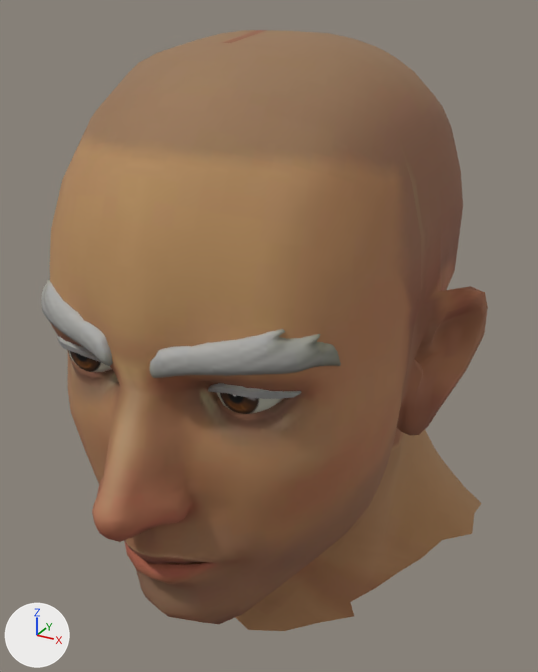
Renders of the glTF model packages/client/public/characters/head_male.glb from each side of a commit.
Rendered twice from a camera (50 mm lens) standing at (0.15, -0.269, 1.818) and looking at (-0.004, 0.012, 1.677). Every picture has the same lights, and +X, +Y and +Z are marked at lower left. The older version comes first. Vertices at exactly the same position are counted once.

The first picture shows 'Eyebrows', 'Eyes', 'SuperHero_Male'.
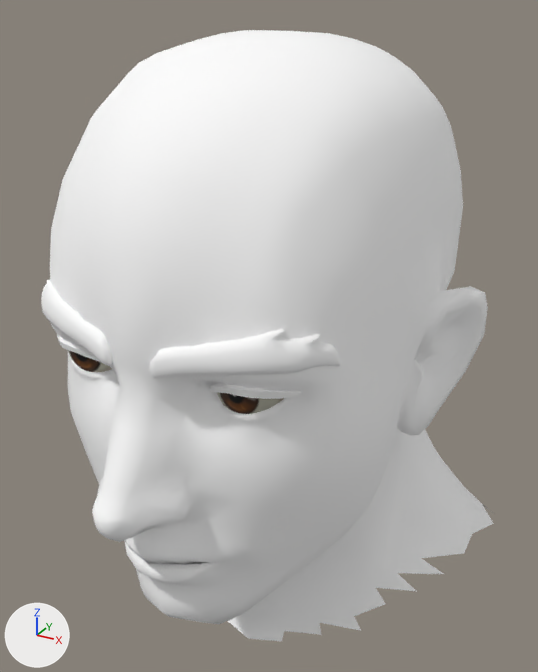
Changed parts and their boxes [x1, y1, x2, y2] in the pictures (538 x 672 px):
'SuperHero_Male', surface changed, reshaped (brown to white): before [50, 30, 488, 631]; after [50, 30, 495, 641]
'Eyebrows', surface changed (grey to white): [41, 279, 341, 399] in both
part 1 of me_sphere_005_retopology_004, added: after [228, 504, 495, 641]

Patch to the scene script:
```diff
--- a/packages/client/public/characters/head_male.glb.py
+++ b/packages/client/public/characters/head_male.glb.py
@@ mat_mi_hair_1 @@
 n0 = _N.new('ShaderNodeBsdfPrincipled'); n0.name = 'Principled BSDF'
 n1 = _N.new('ShaderNodeOutputMaterial'); n1.name = 'Material Output'
-n2 = _N.new('ShaderNodeMix'); n2.name = 'Mix'
-n2.data_type = 'RGBA'
-n2.blend_type = 'MULTIPLY'
-n2.inputs[0].default_value = 1.0  # 'Factor'
 n3 = _N.new('ShaderNodeVertexColor'); n3.name = 'Color Attribute'
-n4 = _N.new('ShaderNodeTexImage'); n4.name = 'Image Texture'
-n4.image = img_mi_hair_1_base
 _L.new(n0.outputs[0], n1.inputs[0])  # 'BSDF' to 'Surface'
-_L.new(n2.outputs[2], n0.inputs[0])  # 'Result' to 'Base Color'
-_L.new(n3.outputs[0], n2.inputs[7])  # 'Color' to 'B'
-_L.new(n4.outputs[0], n2.inputs[6])  # 'Color' to 'A'
+_L.new(n3.outputs[0], n0.inputs[0])  # 'Color' to 'Base Color'
@@ mat_mi_superhero_male @@
 n0 = _N.new('ShaderNodeBsdfPrincipled'); n0.name = 'Principled BSDF'
 n1 = _N.new('ShaderNodeOutputMaterial'); n1.name = 'Material Output'
-n2 = _N.new('ShaderNodeMix'); n2.name = 'Mix'
-n2.data_type = 'RGBA'
-n2.blend_type = 'MULTIPLY'
-n2.inputs[0].default_value = 1.0  # 'Factor'
 n3 = _N.new('ShaderNodeVertexColor'); n3.name = 'Color Attribute'
-n4 = _N.new('ShaderNodeTexImage'); n4.name = 'Image Texture'
-n4.image = img_mi_superhero_male_base
 _L.new(n0.outputs[0], n1.inputs[0])  # 'BSDF' to 'Surface'
-_L.new(n2.outputs[2], n0.inputs[0])  # 'Result' to 'Base Color'
-_L.new(n3.outputs[0], n2.inputs[7])  # 'Color' to 'B'
-_L.new(n4.outputs[0], n2.inputs[6])  # 'Color' to 'A'
+_L.new(n3.outputs[0], n0.inputs[0])  # 'Color' to 'Base Color'
@@ me_sphere_005_retopology_004 @@
 # used by ob_superhero_male; location = (0.0, 0.0, 0.0)
-me_sphere_005_retopology_004.from_pydata(...)  # 1443 vertices, 2852 faces; spans x -0.091..0.091, y -0.115..0.123, z 1.524..1.81
+me_sphere_005_retopology_004.from_pydata(...)  # 1469 vertices, 2886 faces; spans x -0.097..0.097, y -0.115..0.131, z 1.518..1.81
+# me_sphere_005_retopology_004 part 1
+# 26 vertices are added at x -0.097..0.097, y -0.018..0.131, z 1.518..1.563
+# 34 new faces join them
 me_sphere_005_retopology_004.materials.append(mat_mi_superhero_male)
```
